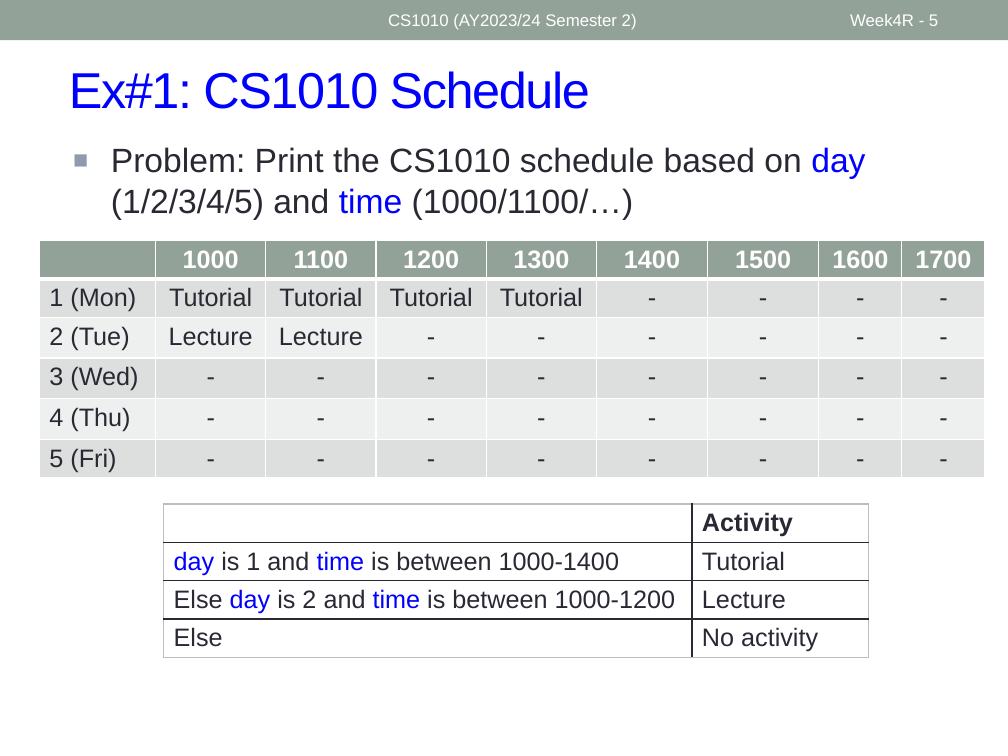
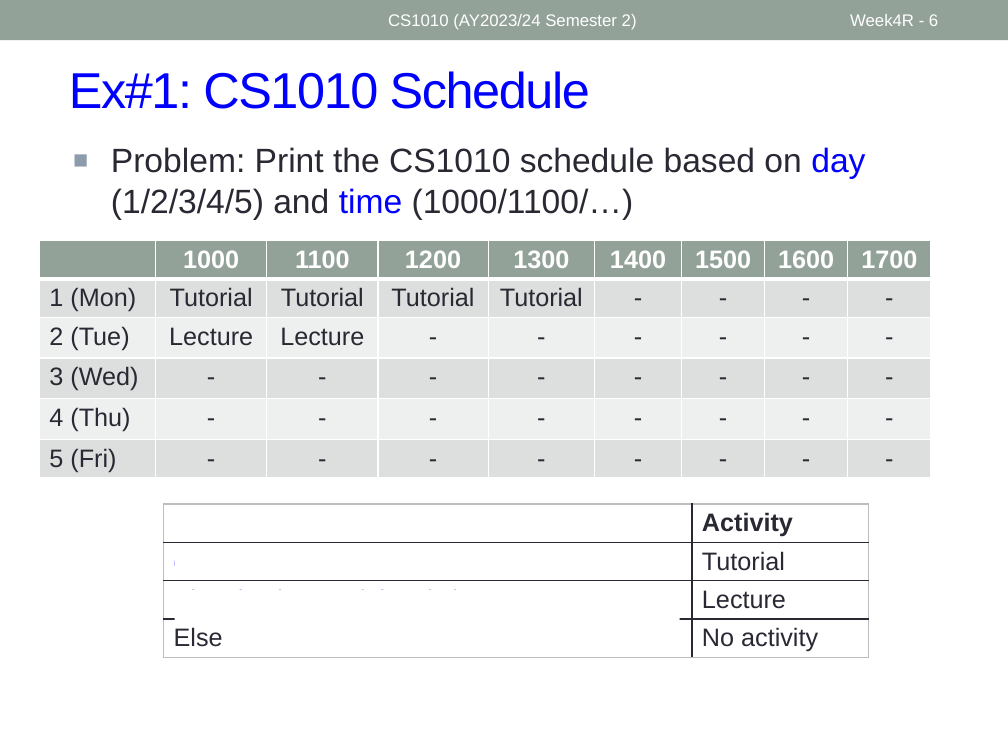
Before and after one commit to nus-cs1010-2425-s2/website, a slide deck: slide 6 of slides/Week4_Recap.pptx (slide 5 before the commit). Drawn at 1008x756 pixels with LibreOffice and Linux fonts; fonts in the diff are those of the drawing. Boxes give left, top, right and bottom in pixels: in the first picture for what was removed or moved away, otherwise in the second. Text is boxed around its words. In the diff, an @@ line names an element or a change of style, - is before the commit and + after.

```diff
--- a/slides/Week4_Recap.pptx
+++ b/slides/Week4_Recap.pptx
@@ table: place and size @@
-table at (39, 241, 982, 485)
+table at (39, 241, 928, 485)
@@ rectangle added at (174, 550, 650, 581), fill #FFFFFF @@
@@ rectangle added at (174, 590, 679, 620), fill #FFFFFF @@
```
Also in this commit, not shown: 5 other slides changed, 1 slide added, 2 other files.
